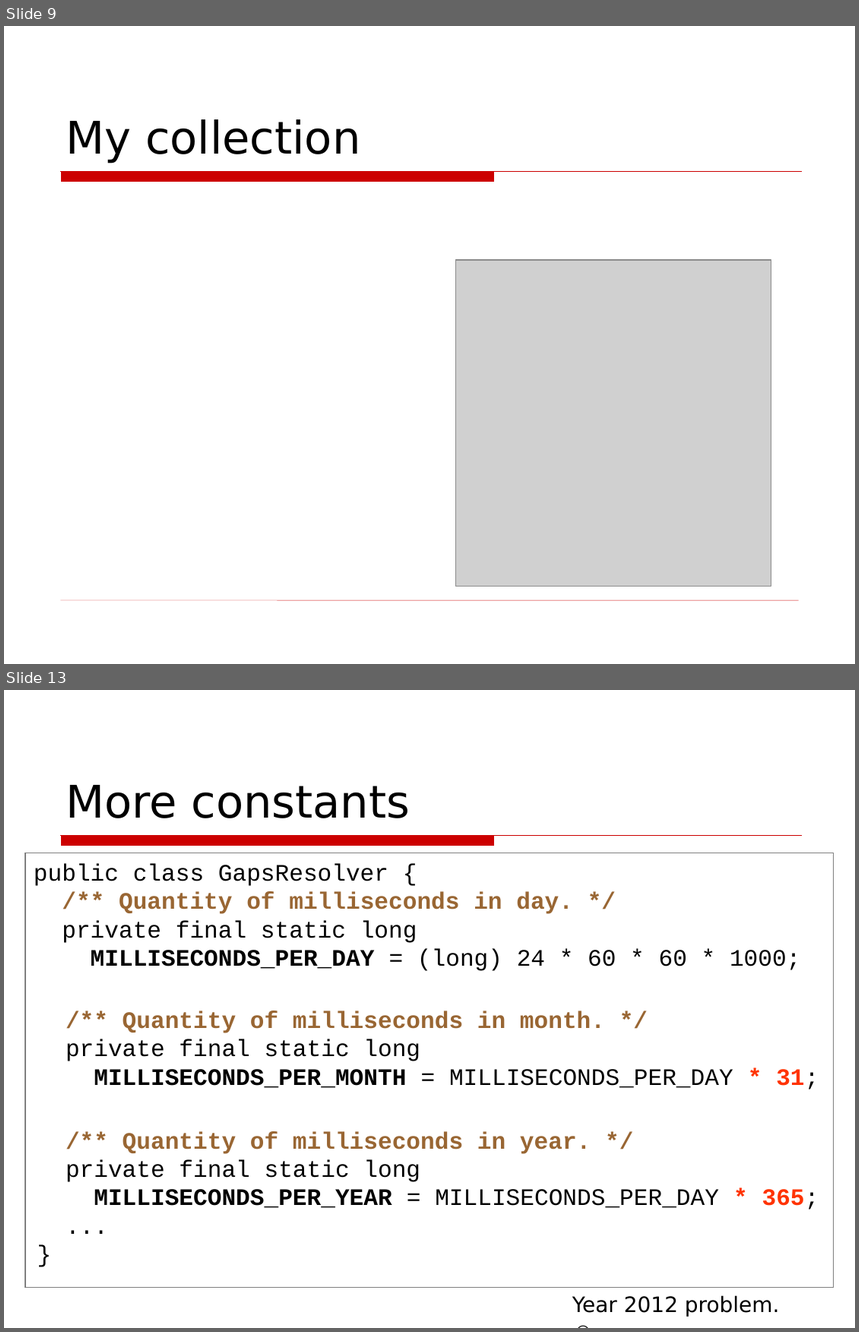
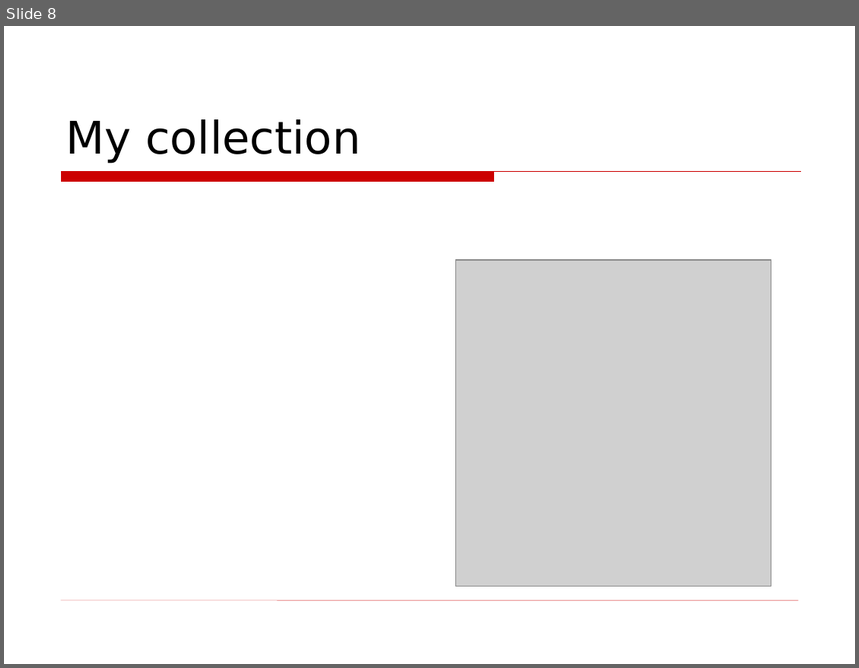
Before and after one commit to asolntsev/presentations, a slide deck: wtf-code/WTF_code.topconf.en.ppt. Shown one above the other, each under a label of ours: slides 9 and 13 before the commit, slide 8 after it; the slides between them are not shown. The pictures are 859x1332 and 859x668 pixels, drawn with LibreOffice and Linux fonts; fonts in the diff are those of the drawing; grey boxes stand for pictures; background and template pictures are left out. Boxes give left, top, right and bottom in pixels: in the first picture for what was removed or moved away, otherwise in the second. Text is boxed around its words. In the diff, an @@ line names an element or a change of style, - is before the commit and + after.

```diff
--- a/wtf-code/WTF_code.topconf.en.ppt
+++ b/wtf-code/WTF_code.topconf.en.ppt
@@ slide 13 removed at bbox=[4, 690, 855, 1328], background picture (left out); not listed: 1 template element that a slide beside it also shows @@
@@ title removed at bbox=[66, 785, 411, 818] @@
-More constants
@@ rectangle removed at bbox=[25, 853, 834, 1287] @@
-public class GapsResolver {
-/** Quantity of milliseconds in day. */
-private final static long
-MILLISECONDS_PER_DAY = (long) 24 * 60 * 60 * 1000;
@@ text removed at bbox=[66, 1011, 819, 1090] @@
-/** Quantity of milliseconds in month. */
-private final static long
-MILLISECONDS_PER_MONTH = MILLISECONDS_PER_DAY * 31;
@@ text removed at bbox=[66, 1132, 819, 1210] @@
-/** Quantity of milliseconds in year. */
-private final static long
-MILLISECONDS_PER_YEAR = MILLISECONDS_PER_DAY * 365;
-...
-}
@@ text removed at bbox=[572, 1296, 780, 1317] @@
-Year 2012 problem. ☺
@@ what was slide 9 is now slide 8 @@
```
Also in this commit, not shown: 10 slides changed, 10 slides added, 11 other slides removed.
